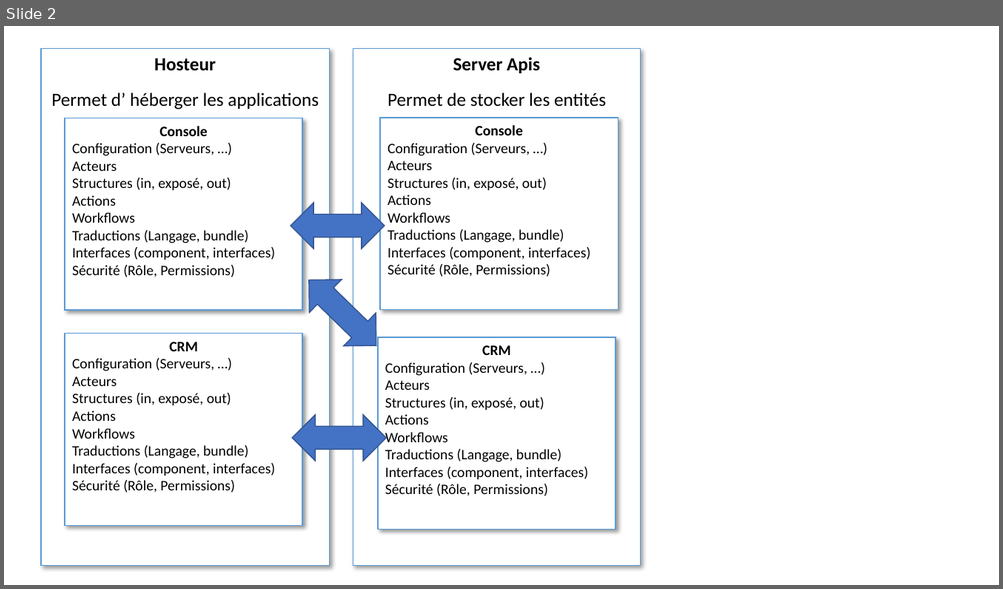
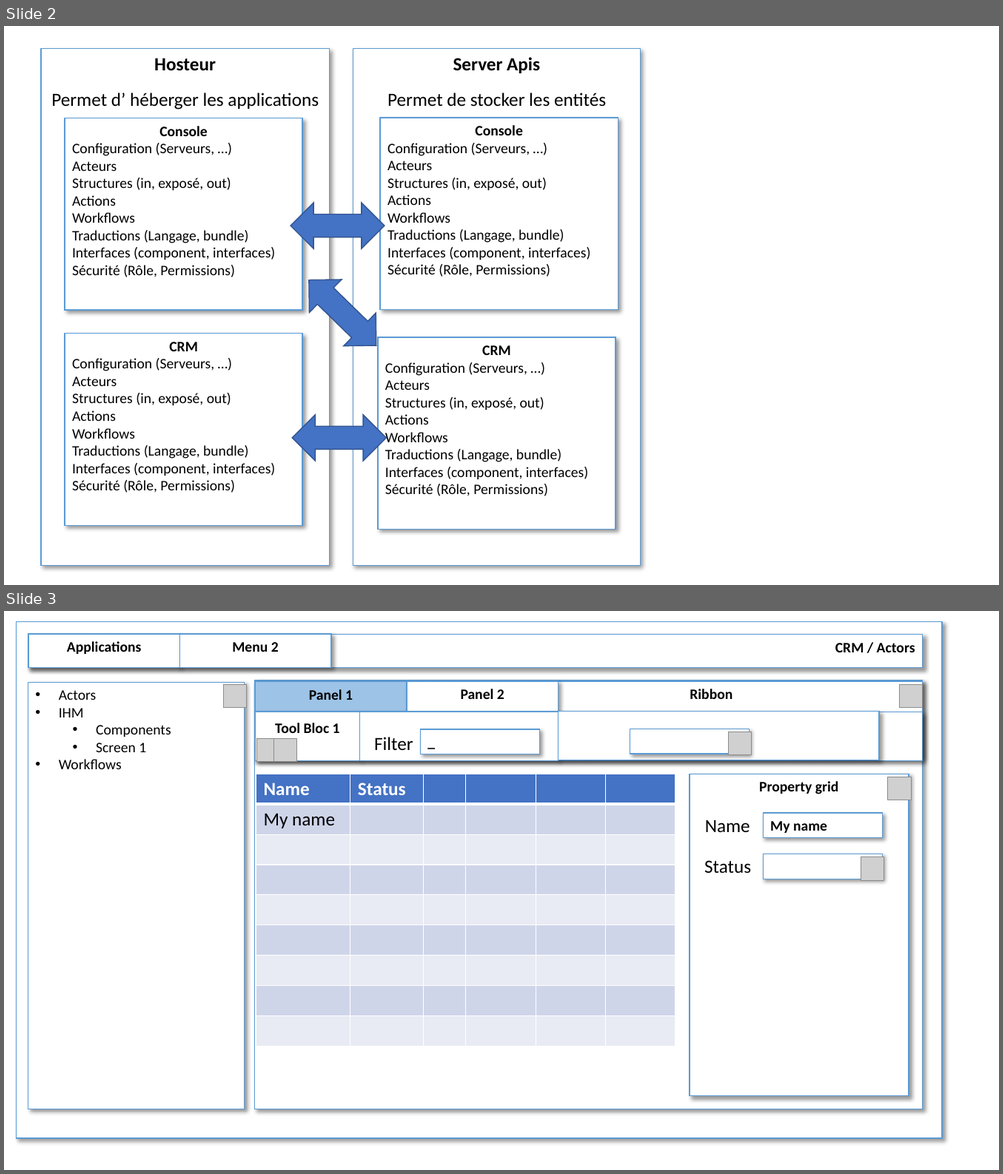
Before and after one commit to gaelgael5/molecular.core, a slide deck: cadrage.pptx. Shown one above the other, each under a label of ours: slide 2 before the commit, slides 2 and 3 after it. The pictures are 1003x589 and 1003x1174 pixels, drawn with LibreOffice and Linux fonts; fonts in the diff are those of the drawing; grey boxes stand for pictures. Boxes give left, top, right and bottom in pixels: in the first picture for what was removed or moved away, otherwise in the second. Text is boxed around its words. In the diff, an @@ line names an element or a change of style, - is before the commit and + after.

```diff
--- a/cadrage.pptx
+++ b/cadrage.pptx
@@ slide 3 added at (4,611,999,1170), background #FFFFFF @@
@@ rectangle added at (16,621,942,1139), fill #FFFFFF, outline #5B9BD5 1 pt @@
@@ rectangle added at (28,634,922,668), fill #FFFFFF, outline #5B9BD5 1 pt, 14 pt, text #000000, bold @@
+CRM / Actors
@@ rectangle added at (28,634,180,668), fill #FFFFFF, outline #5B9BD5 1 pt, 14 pt, text #000000, bold @@
+Applications
@@ rectangle added at (179,634,331,668), fill #FFFFFF, outline #5B9BD5 1 pt, 14 pt, text #000000, bold @@
+Menu 2
@@ rectangle added at (28,682,244,1109), fill #FFFFFF, outline #5B9BD5 1 pt, 14 pt, text #000000 @@
+• Actors
+• IHM
+  • Components
+  • Screen 1
+• Workflows
@@ picture added at (223,685,247,708) @@
@@ rectangle added at (255,681,922,1110), fill #FFFFFF, outline #5B9BD5 1 pt @@
@@ rectangle added at (255,681,922,758), fill #FFFFFF, outline #5B9BD5 1 pt, 14 pt, text #000000, bold @@
+Ribbon
@@ rectangle added at (255,682,406,712), fill #9DC3E6, outline #5B9BD5 1 pt, 14 pt, text #000000, bold @@
+Panel 1
@@ rectangle added at (407,681,558,711), fill #FFFFFF, outline #5B9BD5 1 pt, 14 pt, text #000000, bold @@
+Panel 2
@@ picture added at (899,685,922,708) @@
@@ rectangle added at (255,712,922,760), fill #FFFFFF, outline #5B9BD5 1 pt @@
@@ rectangle added at (256,712,360,761), fill #FFFFFF, outline #5B9BD5 1 pt, 14 pt, text #000000, bold @@
+Tool Bloc 1
@@ rectangle added at (360,712,558,761), fill #FFFFFF, outline #5B9BD5 1 pt @@
@@ rectangle added at (558,711,879,760), fill #FFFFFF, outline #5B9BD5 1 pt @@
@@ picture added at (257,738,280,762) @@
@@ picture added at (274,738,297,762) @@
@@ text added at (374,737,413,750), 18 pt, text #000000 @@
+Filter
@@ rectangle added at (421,729,540,755), fill #FFFFFF, outline #5B9BD5 1 pt, 14 pt, text #000000, bold @@
+_
@@ rectangle added at (630,729,749,754), fill #FFFFFF, outline #5B9BD5 1 pt @@
@@ picture added at (728,732,751,755) @@
@@ table added at (256,775,676,1043), 9 rows, 6 columns @@
+Name | Status |  |  |  | 
+My name |  |  |  |  | 
+ |  |  |  |  | 
+ |  |  |  |  | 
+ |  |  |  |  | 
+ |  |  |  |  | 
+ |  |  |  |  | 
+ |  |  |  |  | 
+ |  |  |  |  | 
@@ rectangle added at (690,775,909,1096), fill #FFFFFF, outline #5B9BD5 1 pt, 14 pt, text #000000, bold @@
+Property grid
@@ picture added at (888,777,910,800) @@
@@ text added at (705,820,750,833), 18 pt, text #000000 @@
+Name
@@ rectangle added at (762,813,882,838), fill #FFFFFF, outline #5B9BD5 1 pt, 14 pt, text #000000, bold @@
+My name
@@ rectangle added at (762,854,882,879), fill #FFFFFF, outline #5B9BD5 1 pt @@
@@ text added at (704,860,751,874), 18 pt, text #000000 @@
+Status
@@ picture added at (861,857,885,880) @@
```
Also in this commit, not shown: 7 other files.
